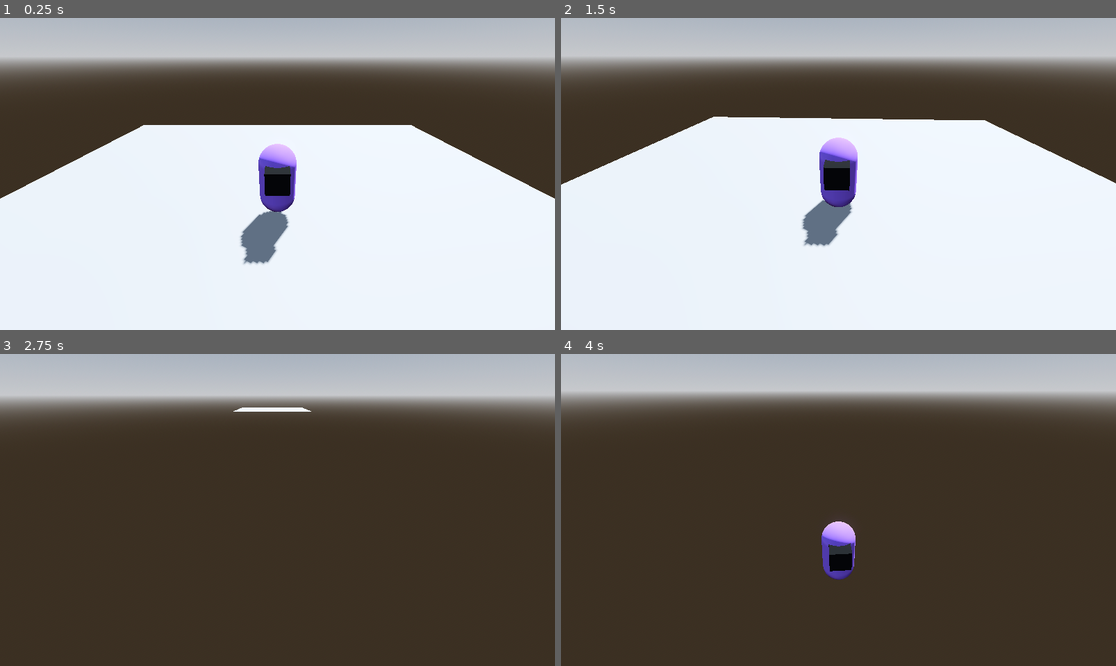
Above: before the commit, frames 1-4 (two rows, left to right).
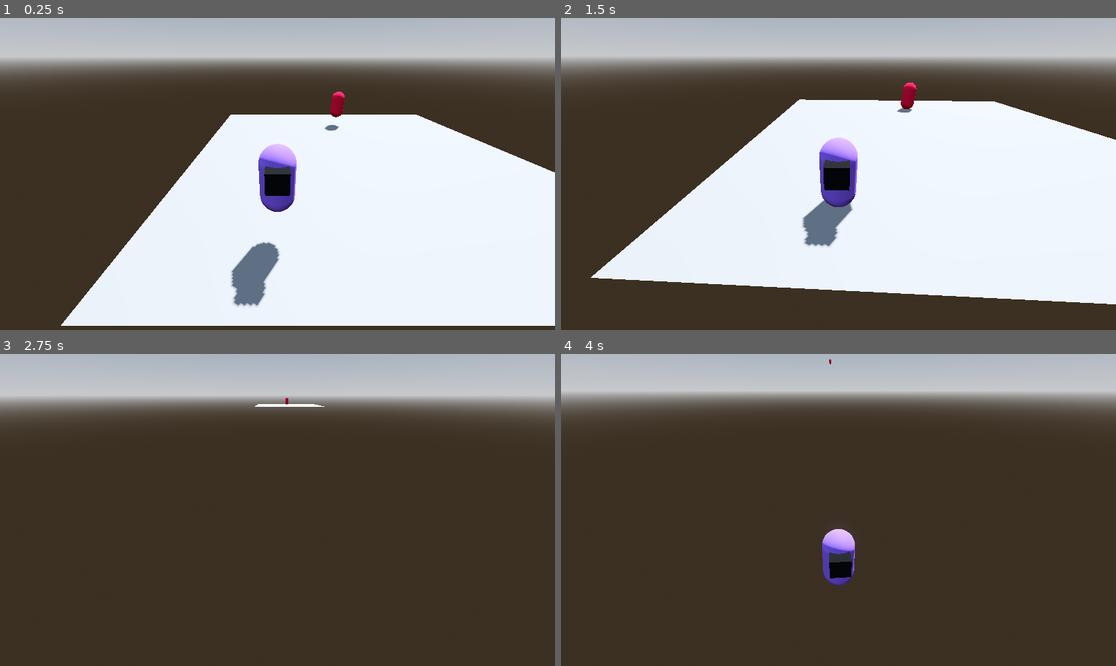
Above: after the commit, the same moments.

Repository: badihaki/samurai-jam
Game: Godot game, scene res://Level/test_room.tscn
Two runs of this game, one before a commit and one after it. Both use one fixed random seed, a clock stepped at 60 frames per second and the inputs below.
Inputs (mouse positions are in pixels of both pictures, inside the frame that each line leads up to):
- Up to frame 1 (0.25 s): no input
- Up to frame 2 (1.5 s): tap Enter (ui_accept) at 0.5, 0.77, 0.8, 1.07, 1.35 s; move the mouse to (866, 174) at 0.52 s; hold Up (ui_up) from 0.53 s (still down); click (866, 174) at 0.6 s; move the mouse to (810, 174) at 1.27 s
- Up to frame 3 (2.75 s): keep holding Up (ui_up); tap Enter (ui_accept) at 1.52, 1.82, 2, 2.3 s; click (249, 510) at 1.55 s; move the mouse to (288, 503) at 2.02 s; tap Space (dash) at 2.1 s
- Up to frame 4 (4 s): keep holding Up (ui_up); move the mouse to (832, 516) at 2.77 s; click (832, 516) at 2.85 s; tap Enter (ui_accept) at 3.02, 3.32, 3.77, 3.8 s; move the mouse to (877, 513) at 3.52 s; hold F from 3.53 s (still down)

The runs differ from the first frame. In frame 1, 19% of the frame differs, in the area x 0-100%, y 23-100%; in frame 2, 26%, in the area x 0-100%, y 20-100%; in frame 3, 0.3%; in frame 4, 0.8%.

Commit message:
damage is passing between entities. Systems are agnostic

Diff:
--- /dev/null
+++ b/Enemies/Enemy.gd
@@ -0,0 +1,36 @@
+extends CharacterBody3D
+
+
+const SPEED = 5.0
+const JUMP_VELOCITY = 4.5
+
+# Get the gravity from the project settings to be synced with RigidBody nodes.
+var gravity: float = ProjectSettings.get_setting("physics/3d/default_gravity")
+
+func _physics_process(delta: float) -> void:
+	# Add the gravity.
+	if not is_on_floor():
+		velocity.y -= gravity * delta
+
+	move_and_slide()
+#
+	## Handle jump.
+	#if Input.is_action_just_pressed("ui_accept") and is_on_floor():
+		#velocity.y = JUMP_VELOCITY
+#
+	## Get the input direction and handle the movement/deceleration.
+	## As good practice, you should replace UI actions with custom gameplay actions.
+	#var input_dir := Input.get_vector("ui_left", "ui_right", "ui_up", "ui_down")
+	#var direction := (transform.basis * Vector3(input_dir.x, 0, input_dir.y)).normalized()
+	#if direction:
+		#velocity.x = direction.x * SPEED
+		#velocity.z = direction.z * SPEED
+	#else:
+		#velocity.x = move_toward(velocity.x, 0, SPEED)
+		#velocity.z = move_toward(velocity.z, 0, SPEED)
+#
+	#move_and_slide()
+
+func Die()->void:
+	print(owner.name + "...is dead")
+	queue_free()
--- /dev/null
+++ b/Enemies/Grunt/grunt.tscn
@@ -0,0 +1,32 @@
+[gd_scene load_steps=7 format=3 uid="uid://dlyev4jimtqvf"]
+
+[ext_resource type="Script" path="res://Systems/Health/health.gd" id="1_fut87"]
+[ext_resource type="Script" path="res://Enemies/Enemy.gd" id="1_sslxi"]
+[ext_resource type="PackedScene" uid="uid://bqjng2p0r10hq" path="res://Systems/Hurbox/hurtbox.tscn" id="3_vcysn"]
+
+[sub_resource type="CapsuleShape3D" id="CapsuleShape3D_l1myq"]
+
+[sub_resource type="CapsuleMesh" id="CapsuleMesh_wqmfp"]
+
+[sub_resource type="StandardMaterial3D" id="StandardMaterial3D_najov"]
+albedo_color = Color(0.882353, 0, 0.247059, 1)
+
+[node name="Grunt" type="CharacterBody3D"]
+script = ExtResource("1_sslxi")
+
+[node name="BodyCollider" type="CollisionShape3D" parent="."]
+shape = SubResource("CapsuleShape3D_l1myq")
+
+[node name="MeshInstance3D" type="MeshInstance3D" parent="."]
+mesh = SubResource("CapsuleMesh_wqmfp")
+surface_material_override/0 = SubResource("StandardMaterial3D_najov")
+
+[node name="Health" type="Node" parent="."]
+script = ExtResource("1_fut87")
+max_health = 3
+
+[node name="Hurtbox" parent="." node_paths=PackedStringArray("health_component") instance=ExtResource("3_vcysn")]
+transform = Transform3D(1.13701, 0, 0, 0, 1.13701, 0, 0, 0, 1.13701, 0, 0, 0)
+collision_layer = 0
+collision_mask = 2
+health_component = NodePath("../Health")
--- a/Level/test_room.tscn
+++ b/Level/test_room.tscn
@@ -1,10 +1,11 @@
-[gd_scene load_steps=13 format=3 uid="uid://5oeu3ielr1sw"]
+[gd_scene load_steps=14 format=3 uid="uid://5oeu3ielr1sw"]
 
 [ext_resource type="Script" path="res://addons/phantom_camera/scripts/phantom_camera_host/phantom_camera_host.gd" id="1_7k2a5"]
 [ext_resource type="PackedScene" uid="uid://2utxrfsifspn" path="res://Player/player.tscn" id="1_h2g0p"]
 [ext_resource type="Script" path="res://addons/phantom_camera/scripts/resources/camera_3D_resource.gd" id="2_a2ugk"]
 [ext_resource type="Script" path="res://addons/phantom_camera/scripts/phantom_camera/phantom_camera_3D.gd" id="2_ihupk"]
 [ext_resource type="Script" path="res://addons/phantom_camera/scripts/resources/tween_resource.gd" id="3_xwdi0"]
+[ext_resource type="PackedScene" uid="uid://dlyev4jimtqvf" path="res://Enemies/Grunt/grunt.tscn" id="6_xk5b1"]
 
 [sub_resource type="ProceduralSkyMaterial" id="ProceduralSkyMaterial_u83ex"]
 sky_horizon_color = Color(0.64625, 0.65575, 0.67075, 1)
@@ -41,7 +42,7 @@
 
 [node name="Camera" type="Camera3D" parent="."]
 unique_name_in_owner = true
-transform = Transform3D(1, 0, 0, 0, 0.866025, 0.499999, 0, -0.5, 0.866023, 0, 4.36331, 4.76313)
+transform = Transform3D(1, 0, 0, 0, 0.866025, 0.499999, 0, -0.5, 0.866023, -4.70279, 5.28934, 11.6823)
 current = true
 
 [node name="PhantomCameraHost" type="Node" parent="Camera"]
@@ -68,11 +69,11 @@
 shape = SubResource("BoxShape3D_7p74a")
 
 [node name="Player" parent="." instance=ExtResource("1_h2g0p")]
-transform = Transform3D(1, 0, 0, 0, 1, 0, 0, 0, 1, 0, 1.61332, 0)
+transform = Transform3D(1, 0, 0, 0, 1, 0, 0, 0, 1, -4.70279, 2.53935, 6.91916)
 
 [node name="PlayerCam" type="Node3D" parent="."]
 unique_name_in_owner = true
-transform = Transform3D(1, 0, 0, 0, 0.866025, 0.499999, 0, -0.5, 0.866023, 0, 4.36331, 4.76313)
+transform = Transform3D(1, 0, 0, 0, 0.866025, 0.499999, 0, -0.5, 0.866023, -4.70279, 5.28934, 11.6823)
 script = ExtResource("2_ihupk")
 priority_override = false
 priority = 10
@@ -90,3 +91,6 @@
 tween_on_load = false
 inactive_update_mode = 0
 camera_3D_resource = SubResource("Resource_ufxx7")
+
+[node name="Grunt" parent="." instance=ExtResource("6_xk5b1")]
+transform = Transform3D(1, 0, 0, 0, 1, 0, 0, 0, 1, 0.213192, 2.03509, -5.63493)
--- a/Player/Scripts/player.gd
+++ b/Player/Scripts/player.gd
@@ -6,6 +6,7 @@
 @export var speed = 5.0
 @export var movement_is_enabled:bool = true
 @export var dash_is_enabled:bool = true
+@export var attack_in_enabled:bool = true
 @export var dash_speed = 250.0
 
 # Get the gravity from the project settings to be synced with RigidBody nodes.
@@ -26,14 +27,21 @@
 @export var min_pitch: float = 0
 @export var max_pitch: float = 360
 
+# Hitbox
+var hitbox:Hitbox
+
 func _ready() -> void:
 	if player_cam.get_follow_mode() == player_cam.Constants.FollowMode.THIRD_PERSON:
 		Input.set_mouse_mode(Input.MOUSE_MODE_CAPTURED)
+	hitbox = $GFX/Hitbox
+	hitbox.process_mode = Node.PROCESS_MODE_DISABLED
 
 func _unhandled_input(event: InputEvent) -> void:
 	if player_cam.get_follow_mode() == player_cam.Constants.FollowMode.THIRD_PERSON:
 		if is_instance_valid(player_cam):
 			SetCameraRotation(event)
+	if attack_in_enabled:
+		CanAttack()
 
 func _physics_process(delta: float) -> void:
 	# Add the gravity.
@@ -113,6 +121,25 @@
 		velocity.z = 1 * dash_speed
 	move_and_slide()
 
+func CanAttack()->void:
+	if Input.is_action_just_pressed("attack"):
+		print("attacking")
+		attack_in_enabled = false
+		hitbox.process_mode = Node.PROCESS_MODE_INHERIT
+		var atk_timer:Timer = Timer.new()
+		atk_timer.wait_time = 0.35
+		atk_timer.one_shot
+
+		atk_timer.timeout.connect(func():
+			hitbox.process_mode = Node.PROCESS_MODE_DISABLED
+			attack_in_enabled = true
+			atk_timer.queue_free()
+			)
+
+		add_child(atk_timer)
+		atk_timer.name = "atk_timer"
+		atk_timer.start()
+
 func SetCameraRotation(event: InputEvent) -> void:
 	if event is InputEventMouseMotion:
 		var pcam_rotation_degrees: Vector3
@@ -128,3 +155,7 @@
 		pcam_rotation_degrees.y = wrapf(pcam_rotation_degrees.y, min_pitch, max_pitch)
 		# Change the SpringArm3D node's rotation and rotate around its target
 		player_cam.set_third_person_rotation_degrees(pcam_rotation_degrees)
+
+func Die()->void:
+	print(owner.name + "...is dead")
+	queue_free()
--- a/Player/player.tscn
+++ b/Player/player.tscn
@@ -3,6 +3,7 @@
 [ext_resource type="Script" path="res://Player/Scripts/player.gd" id="1_41eiw"]
 [ext_resource type="PackedScene" uid="uid://cwnxodqn55xva" path="res://Systems/Health/health.tscn" id="2_mov1t"]
 [ext_resource type="PackedScene" uid="uid://bqjng2p0r10hq" path="res://Systems/Hurbox/hurtbox.tscn" id="3_1o21t"]
+[ext_resource type="PackedScene" uid="uid://bp6r7yognhkhm" path="res://Systems/Hitbox/hitbox.tscn" id="4_x7v3s"]
 
 [sub_resource type="CapsuleShape3D" id="CapsuleShape3D_aw8oj"]
 
@@ -16,12 +17,10 @@
 [sub_resource type="StandardMaterial3D" id="StandardMaterial3D_eahim"]
 albedo_color = Color(0, 0, 0, 1)
 
-[sub_resource type="SphereShape3D" id="SphereShape3D_3yioq"]
-
 [node name="Player" type="CharacterBody3D"]
 script = ExtResource("1_41eiw")
 
-[node name="CollisionShape3D" type="CollisionShape3D" parent="."]
+[node name="BodyCollider" type="CollisionShape3D" parent="."]
 shape = SubResource("CapsuleShape3D_aw8oj")
 
 [node name="GFX" type="MeshInstance3D" parent="."]
@@ -33,13 +32,13 @@
 mesh = SubResource("BoxMesh_enjmc")
 surface_material_override/0 = SubResource("StandardMaterial3D_eahim")
 
+[node name="Hitbox" parent="GFX" instance=ExtResource("4_x7v3s")]
+transform = Transform3D(1, 0, 0, 0, 1, 0, 0, 0, 1, 0, 0, 0.98348)
+
 [node name="Health" parent="." instance=ExtResource("2_mov1t")]
 current_health = 10
 
-[node name="Hurtbox" parent="." instance=ExtResource("3_1o21t")]
-
-[node name="Hitbox" type="Area3D" parent="."]
-transform = Transform3D(1, 0, 0, 0, 1, 0, 0, 0, 1, 0, 0, 1.28348)
-
-[node name="CollisionShape3D" type="CollisionShape3D" parent="Hitbox"]
-shape = SubResource("SphereShape3D_3yioq")
+[node name="Hurtbox" parent="." node_paths=PackedStringArray("health_component") instance=ExtResource("3_1o21t")]
+collision_layer = 0
+collision_mask = 2
+health_component = NodePath("../Health")
--- a/Systems/Health/health.gd
+++ b/Systems/Health/health.gd
@@ -7,16 +7,22 @@
 signal entity_died
 
 @export var max_health:int = 10
-@export var current_health:int
+@export var current_health:int = 0
 
 # Called when the node enters the scene tree for the first time.
 func _ready() -> void:
 	current_health = max_health
+	if owner.has_method("Die"):
+		connect("entity_died", owner.Die)
+	else:
+		printerr(owner.name+" has no function called 'Die'. Need to add this funct!!")
 
 func ChangeHealth(value:int)->void:
-	current_health += value
+	print("changing health for "+owner.name)
+	print("changing health by amount: " + str(value))
+	current_health -= value
 	health_changed.emit(current_health)
 	if current_health > max_health:
 		current_health = max_health
-	elif current_health < 0:
+	elif current_health <= 0:
 		entity_died.emit()
--- a/Systems/Hitbox/hitbox.gd
+++ b/Systems/Hitbox/hitbox.gd
@@ -1,7 +1,11 @@
 class_name Hitbox
 extends Area3D
 
-@export var character:Node3D
+@export var damage:int = 1
+
+func _init() -> void:
+	collision_layer = 2
+	collision_mask = 0
 
 # Called when the node enters the scene tree for the first time.
 func _ready() -> void:
--- a/Systems/Hitbox/hitbox.tscn
+++ b/Systems/Hitbox/hitbox.tscn
@@ -2,11 +2,14 @@
 
 [ext_resource type="Script" path="res://Systems/Hitbox/hitbox.gd" id="1_3wn37"]
 
-[sub_resource type="SphereShape3D" id="SphereShape3D_3yioq"]
+[sub_resource type="CapsuleShape3D" id="CapsuleShape3D_vrgab"]
+radius = 0.65
+height = 1.5
 
 [node name="Hitbox" type="Area3D"]
 transform = Transform3D(1, 0, 0, 0, 1, 0, 0, 0, 1, 0, 0, 1.28348)
 script = ExtResource("1_3wn37")
 
 [node name="CollisionShape3D" type="CollisionShape3D" parent="."]
-shape = SubResource("SphereShape3D_3yioq")
+transform = Transform3D(-4.37114e-08, 1, -4.37114e-08, 0, -4.37114e-08, -1, -1, -4.37114e-08, 1.91069e-15, 0, 0, 0)
+shape = SubResource("CapsuleShape3D_vrgab")
--- a/Systems/Hurbox/hurtbox.gd
+++ b/Systems/Hurbox/hurtbox.gd
@@ -3,6 +3,9 @@
 class_name Hurtbox
 
 extends Area3D
+
+signal hitbox_collided
+@export var health_component:Health
 
 func _init() -> void:
 	collision_layer = 0
@@ -11,10 +14,16 @@
 # Called when the node enters the scene tree for the first time.
 func _ready() -> void:
 	connect("area_entered", _OnHitboxEntered)
+	connect("hitbox_collided", health_component.ChangeHealth)
 
 # Called every frame. 'delta' is the elapsed time since the previous frame.
 func _process(delta: float) -> void:
 	pass
 
-func _OnHitboxEntered()->void:
-	pass
+func _OnHitboxEntered(hitbox:Hitbox)->void:
+	if hitbox == null:
+		return
+
+	if hitbox.owner != owner:
+		hitbox_collided.emit(hitbox.damage)
+		print("hit a hittable")
--- a/project.godot
+++ b/project.godot
@@ -46,3 +46,8 @@
 "events": [Object(InputEventKey,"resource_local_to_scene":false,"resource_name":"","device":-1,"window_id":0,"alt_pressed":false,"shift_pressed":false,"ctrl_pressed":false,"meta_pressed":false,"pressed":false,"keycode":0,"physical_keycode":32,"key_label":0,"unicode":32,"echo":false,"script":null)
 ]
 }
+attack={
+"deadzone": 0.5,
+"events": [Object(InputEventMouseButton,"resource_local_to_scene":false,"resource_name":"","device":-1,"window_id":0,"alt_pressed":false,"shift_pressed":false,"ctrl_pressed":false,"meta_pressed":false,"button_mask":1,"position":Vector2(150, 18),"global_position":Vector2(154, 59),"factor":1.0,"button_index":1,"canceled":false,"pressed":true,"double_click":false,"script":null)
+]
+}
